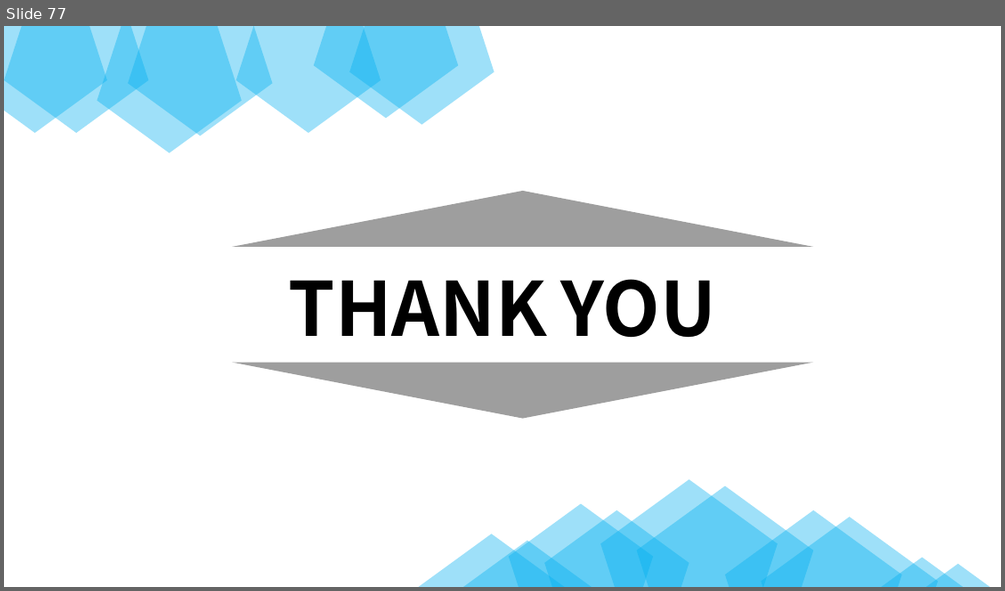
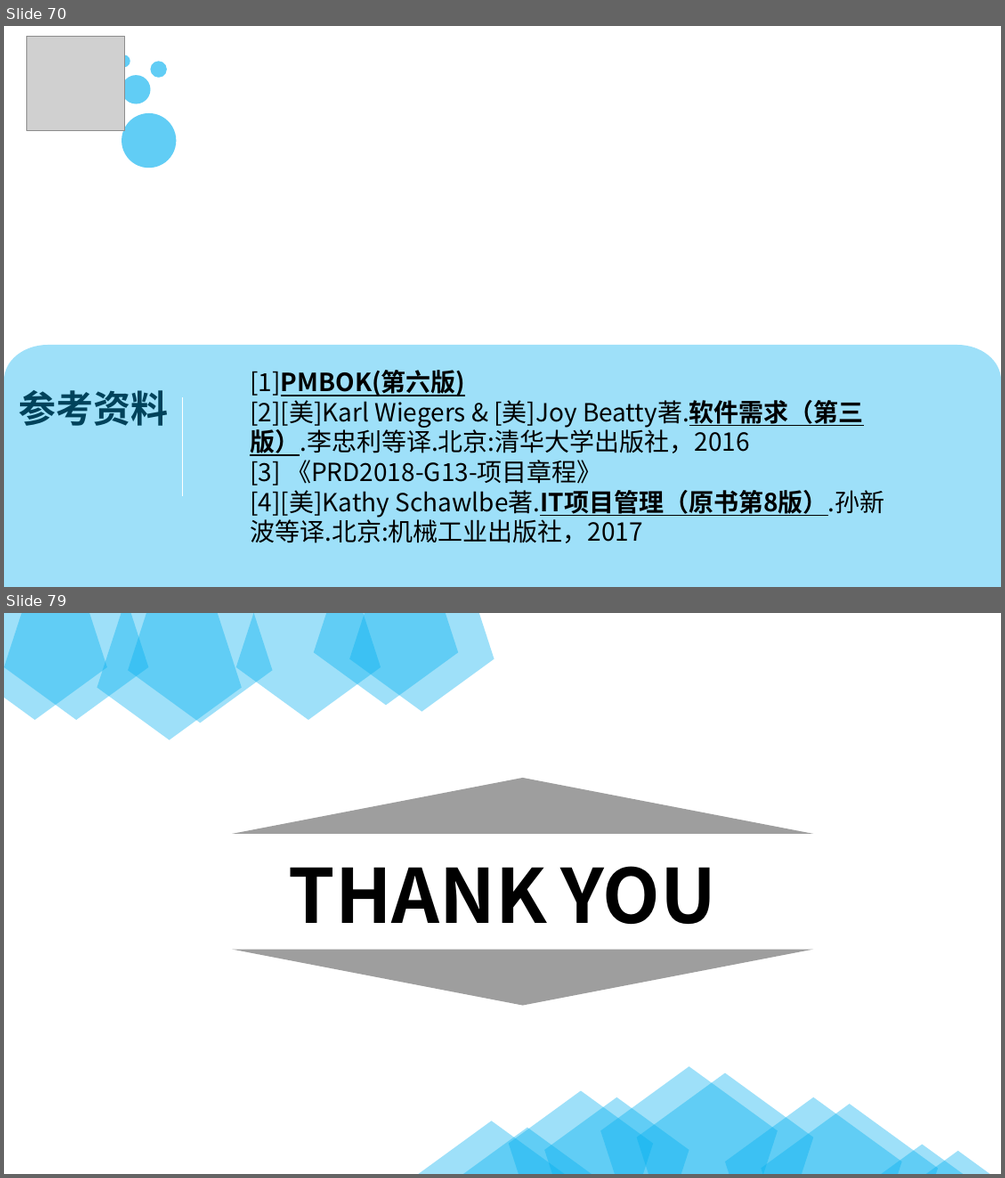
Before and after one commit to PRD2018-G13/PRD2018-G13-TeamProject, a slide deck: PRD2018-G13组项目/软件工程系列课程教学辅助网站/受控文档/分析设计/PRD2018-G13-项目里程碑.pptx. Shown one above the other, each under a label of ours: slide 77 before the commit, slides 70 and 79 after it; the slides between them are not shown. The pictures are 1005x591 and 1005x1178 pixels, drawn with LibreOffice and Linux fonts; fonts in the diff are those of the drawing; grey boxes stand for pictures; background and template pictures are left out. Boxes give left, top, right and bottom in pixels: in the first picture for what was removed or moved away, otherwise in the second. Text is boxed around its words. In the diff, an @@ line names an element or a change of style, - is before the commit and + after.

```diff
--- a/PRD2018-G13组项目/软件工程系列课程教学辅助网站/受控文档/分析设计/PRD2018-G13-项目里程碑.pptx
+++ b/PRD2018-G13组项目/软件工程系列课程教学辅助网站/受控文档/分析设计/PRD2018-G13-项目里程碑.pptx
@@ slide 70 added at (4,26,1001,587), background picture (left out); not listed: 1 template element that a slide beside it also shows @@
@@ group added at (26,36,176,168): 4 ellipses, 1 picture @@
@@ ellipse added at (118,55,130,68), fill #00B0F0 at 38% opacity @@
@@ ellipse added at (121,75,151,104), fill #00B0F0 at 38% opacity @@
@@ ellipse added at (151,61,167,78), fill #00B0F0 at 38% opacity @@
@@ ellipse added at (121,113,176,168), fill #00B0F0 at 38% opacity @@
@@ freeform shape added at (4,345,1001,587), fill #00B0F0 at 38% opacity @@
@@ text added at (250,370,885,543), 24 pt, text #000000 @@
+[1]PMBOK(第六版)
+[2][美]Karl Wiegers & [美]Joy Beatty著.软件需求（第三版）.李忠利等译.北京:清华大学出版社，2016
+[3] 《PRD2018-G13-项目章程》
+[4][美]Kathy Schawlbe著.IT项目管理（原书第8版）.孙新波等译.北京:机械工业出版社，2017
@@ text added at (19,390,169,426), 36 pt, text #000000, bold @@
+参考资料
@@ line added from (183, 398) to (183, 496), #FFFFFF 1 pt @@
@@ what was slide 77 is now slide 79 @@
```
Also in this commit, not shown: 19 slides changed, 58 other slides added, 57 slides removed.
